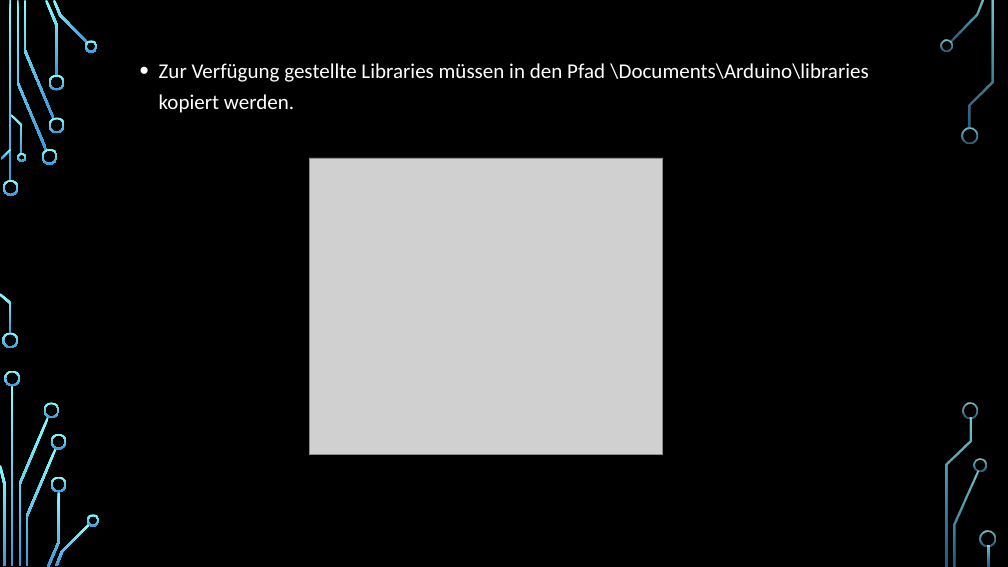
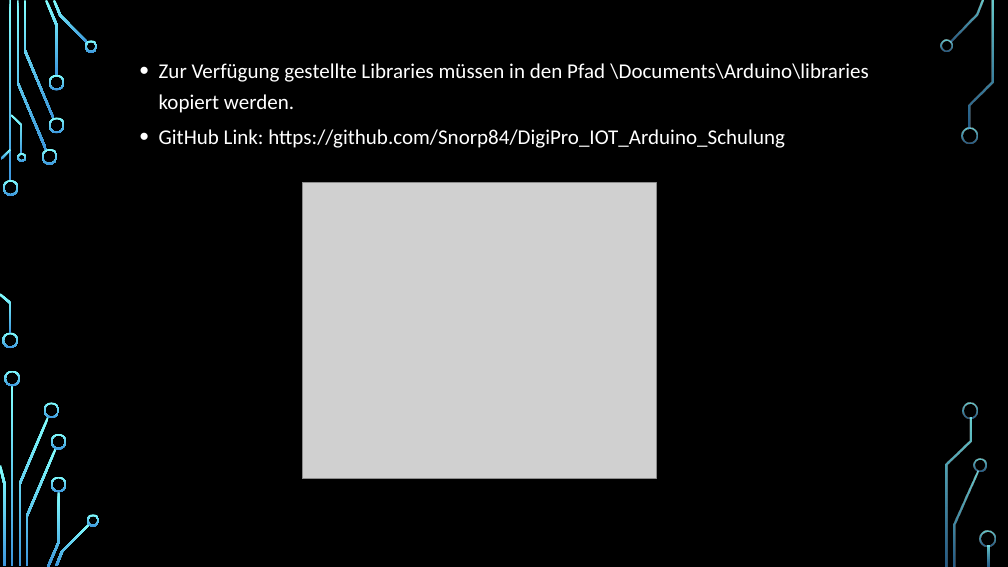
Before and after one commit to Snorp84/DigiPro_IOT_Arduino_Schulung, a slide deck: slide 4 of Praesentationen_Schulungen/Teil3/2010_IOT_Schulung_Teil3_Software_v1.pptx. Drawn at 1008x567 pixels with LibreOffice and Linux fonts; fonts in the diff are those of the drawing; grey boxes stand for pictures; background and template pictures are left out. Boxes give left, top, right and bottom in pixels: in the first picture for what was removed or moved away, otherwise in the second. Text is boxed around its words. In the diff, an @@ line names an element or a change of style, - is before the commit and + after.

Commit message:
Teil3 - Software Präsentation update
Git Hub Link hinzugefügt

```diff
--- a/Praesentationen_Schulungen/Teil3/2010_IOT_Schulung_Teil3_Software_v1.pptx
+++ b/Praesentationen_Schulungen/Teil3/2010_IOT_Schulung_Teil3_Software_v1.pptx
@@ text at (159,129,785,148): paragraph added @@
+  • GitHub Link: https://github.com/Snorp84/DigiPro_IOT_Arduino_Schulung
@@ picture: place and size @@
-picture at (309,158,663,454)
+picture at (302,182,656,479)
```
Also in this commit, not shown: 1 other file.
